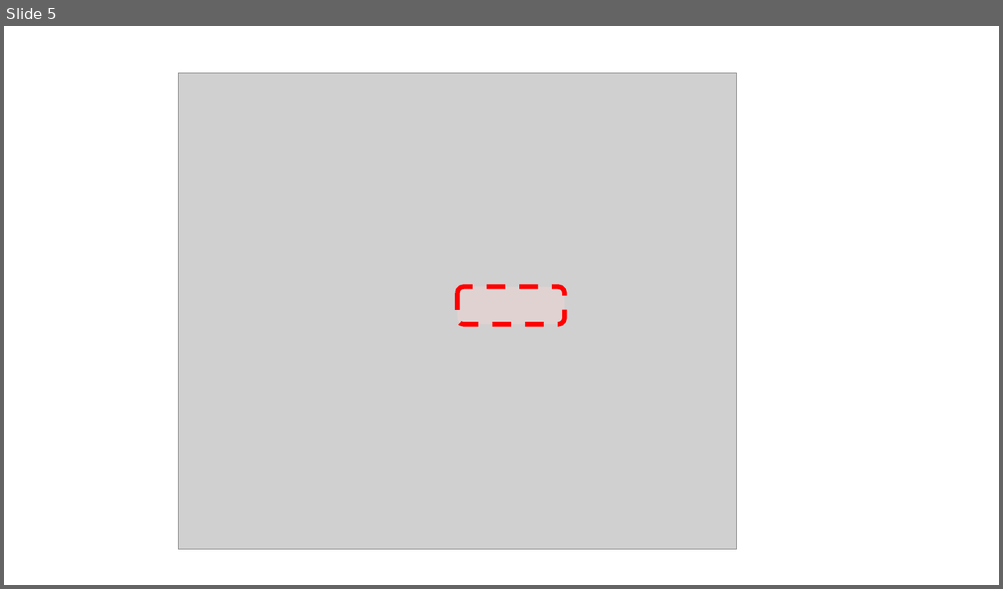
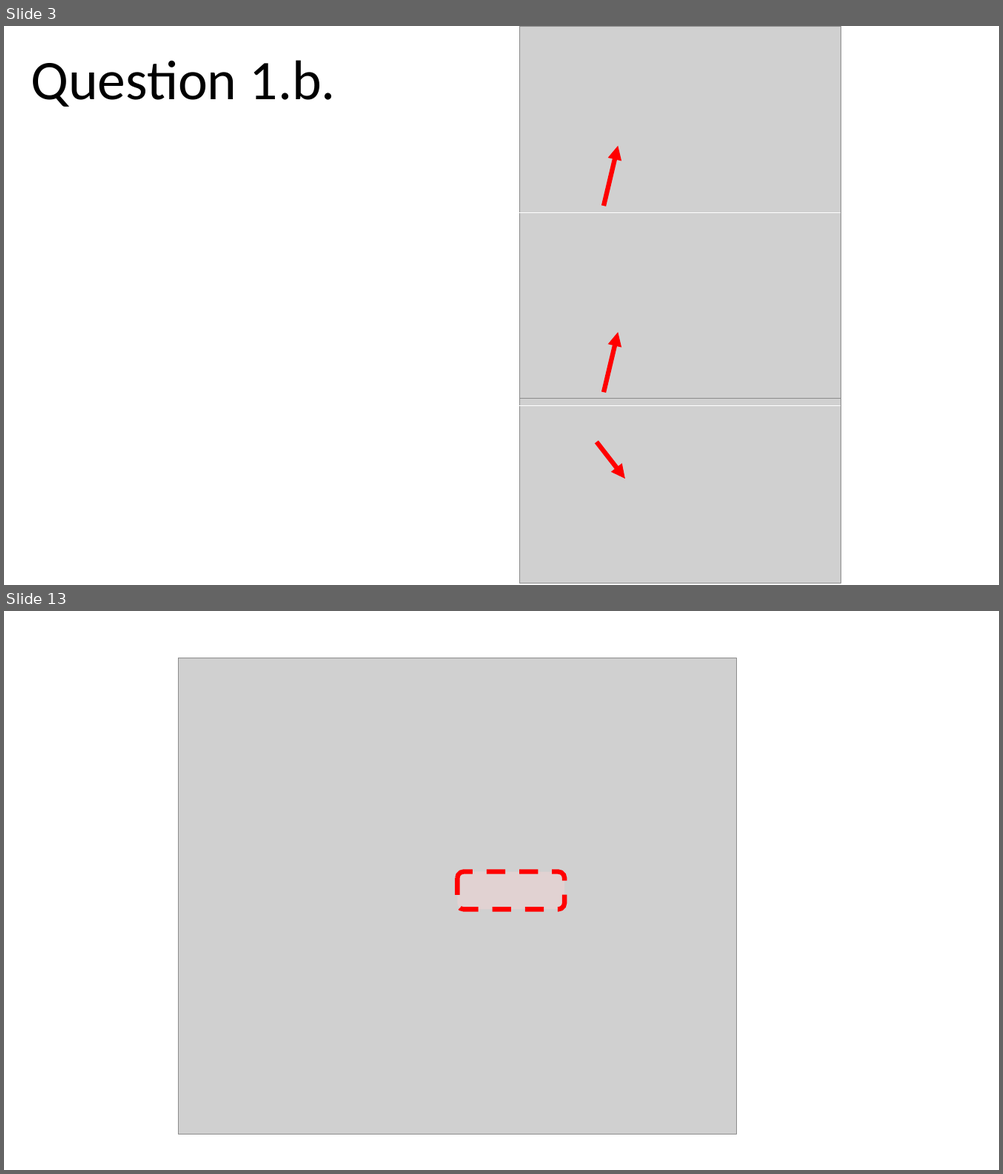
Before and after one commit to chris-s-bowden/page-test, a slide deck: docs/img_edits.pptm. Shown one above the other, each under a label of ours: slide 5 before the commit, slides 3 and 13 after it; the slides between them are not shown. The pictures are 1003x589 and 1003x1174 pixels, drawn with LibreOffice and Linux fonts; fonts in the diff are those of the drawing; grey boxes stand for pictures. Boxes give left, top, right and bottom in pixels: in the first picture for what was removed or moved away, otherwise in the second. Text is boxed around its words. In the diff, an @@ line names an element or a change of style, - is before the commit and + after.

```diff
--- a/docs/img_edits.pptm
+++ b/docs/img_edits.pptm
@@ slide 3 added at bbox=[4, 26, 999, 585], background #FFFFFF @@
@@ text added at bbox=[31, 60, 336, 107], 54 pt, text #000000 @@
+Question 1.b.
@@ group added at bbox=[519, 26, 840, 584]: 3 pictures, 3 arrows, 2 lines @@
@@ what was slide 5 is now slide 13 @@
```
Also in this commit, not shown: 1 slide changed, 9 other slides added, 2 slides removed, 45 other files.
